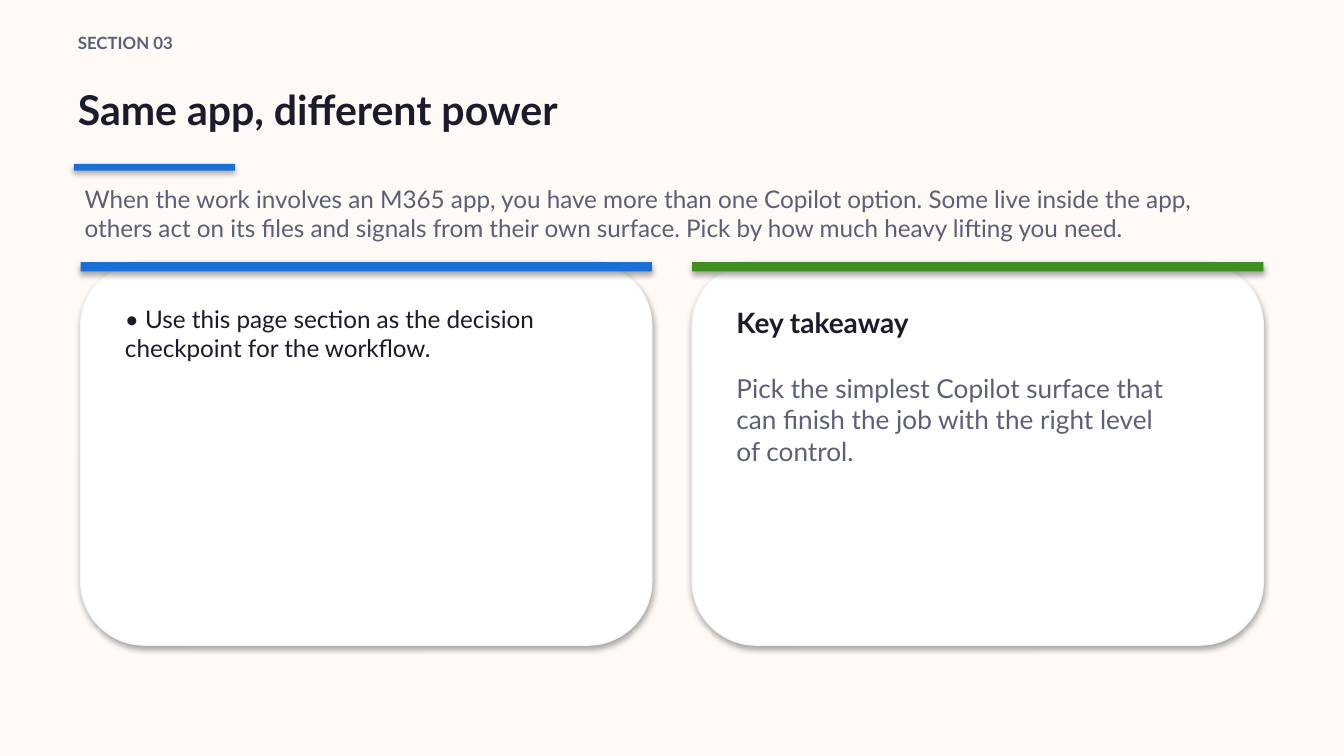
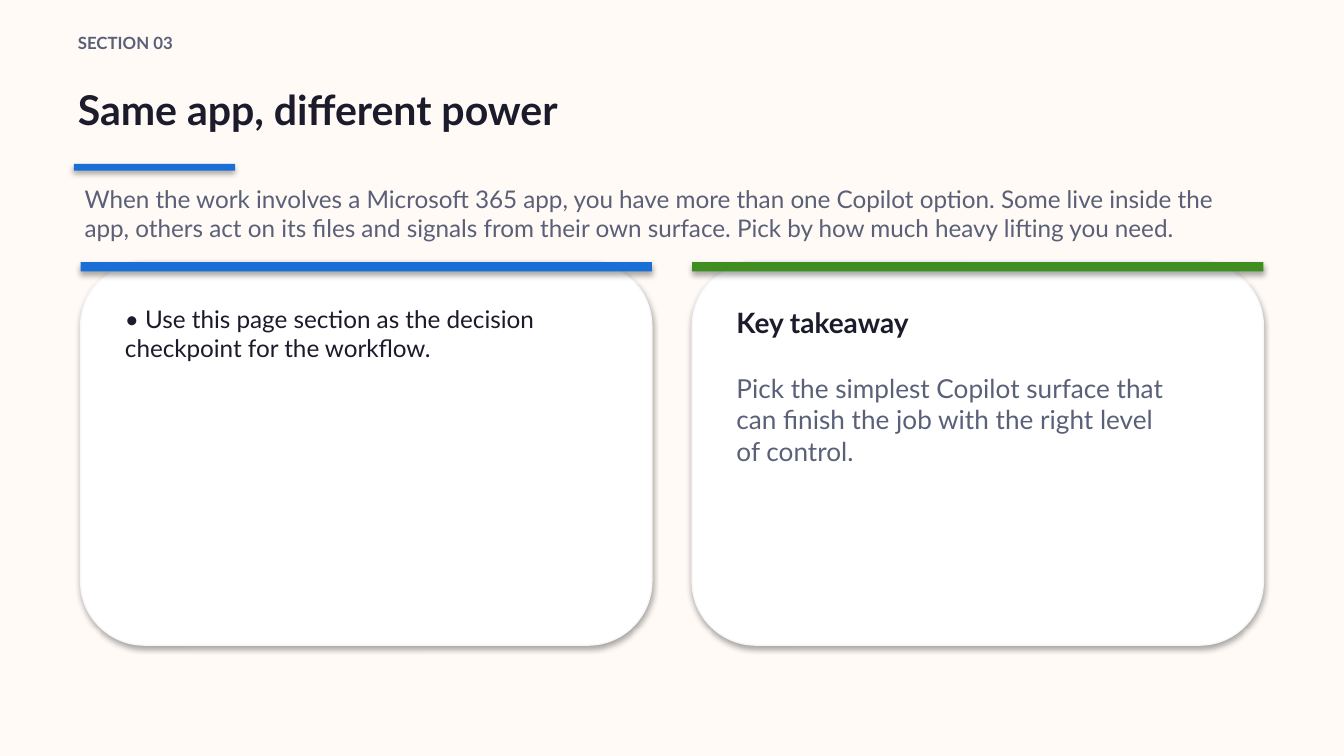
Before and after one commit to steffiyappy/copilot-what-to-use-when, a slide deck: slide 4 of slides/What to use when - Copilot and Cowork (Business - lite).pptx. Drawn at 1344x756 pixels with LibreOffice and Linux fonts; fonts in the diff are those of the drawing. Boxes give left, top, right and bottom in pixels: in the first picture for what was removed or moved away, otherwise in the second. Text is boxed around its words. In the diff, an @@ line names an element or a change of style, - is before the commit and + after.

```diff
--- a/slides/What to use when - Copilot and Cowork (Business - lite).pptx
+++ b/slides/What to use when - Copilot and Cowork (Business - lite).pptx
@@ text at [85,190,1213,242]: text changed @@
-When the work involves an M365 app, you have more than one Copilot option. Some live inside the app, others act on its files and signals from their own surface. Pick by how much heavy lifting you need.
+When the work involves a Microsoft 365 app, you have more than one Copilot option. Some live inside the app, others act on its files and signals from their own surface. Pick by how much heavy lifting you need.
```
Also in this commit, not shown: 5 other slides changed, 8 other files.
